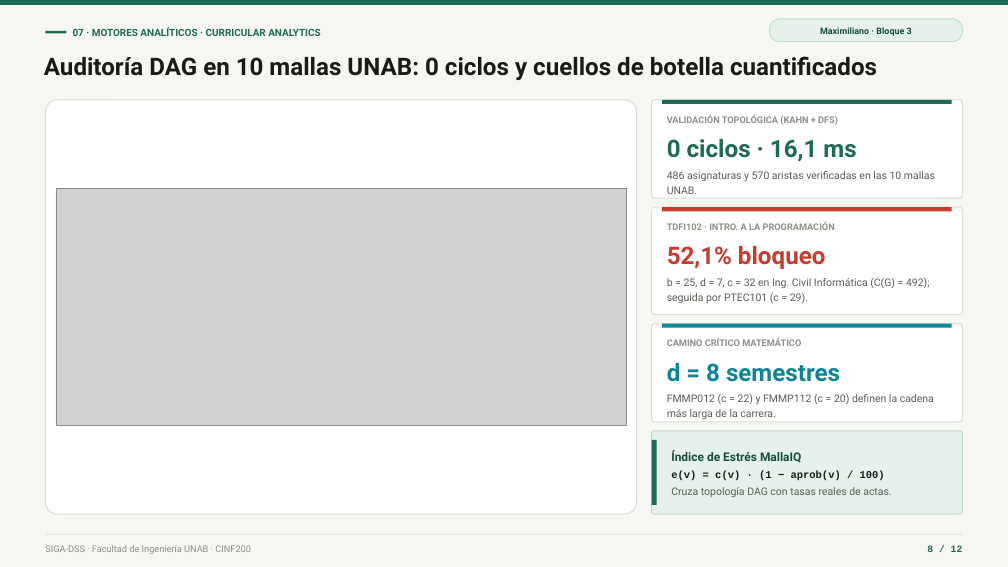
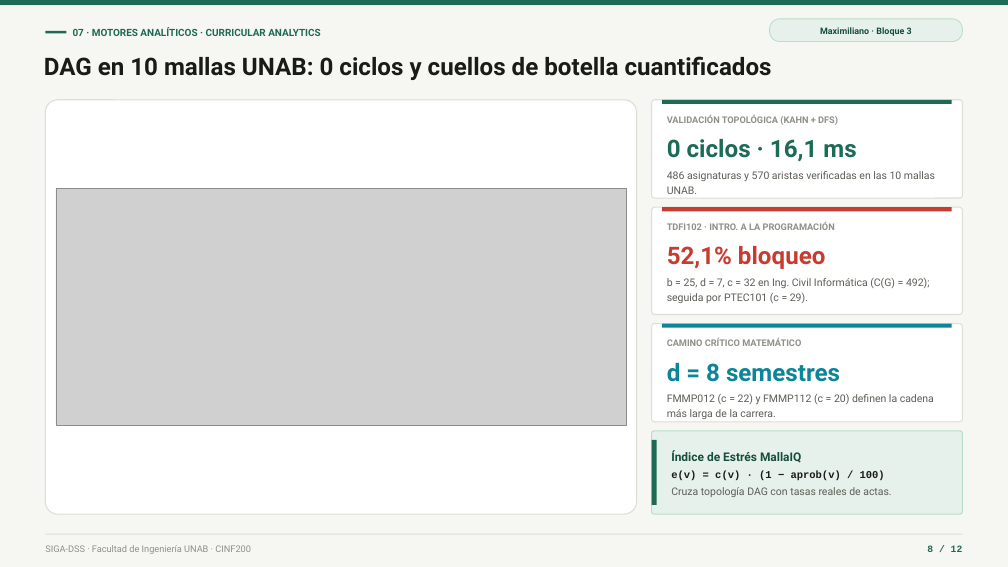
Before and after one commit to jiac1/Siga, a slide deck: slide 8 of docs/Presentacion_Defensa_SIGA_DSS.pptx. Drawn at 1008x567 pixels with LibreOffice and Linux fonts; fonts in the diff are those of the drawing; grey boxes stand for pictures. Boxes give left, top, right and bottom in pixels: in the first picture for what was removed or moved away, otherwise in the second. Text is boxed around its words. In the diff, an @@ line names an element or a change of style, - is before the commit and + after.

```diff
--- a/docs/Presentacion_Defensa_SIGA_DSS.pptx
+++ b/docs/Presentacion_Defensa_SIGA_DSS.pptx
@@ text at [44, 56, 772, 80]: text changed @@
-Auditoría DAG en 10 mallas UNAB: 0 ciclos y cuellos de botella cuantificados
+DAG en 10 mallas UNAB: 0 ciclos y cuellos de botella cuantificados
```
Also in this commit, not shown: 4 other slides changed, 9 other files.
